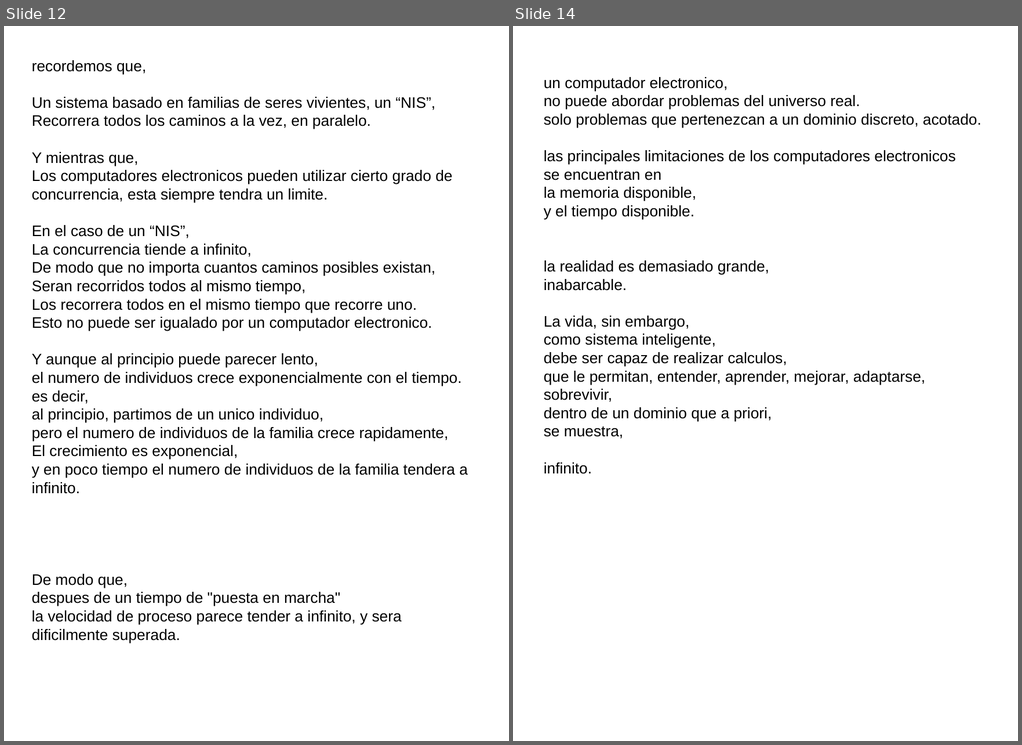
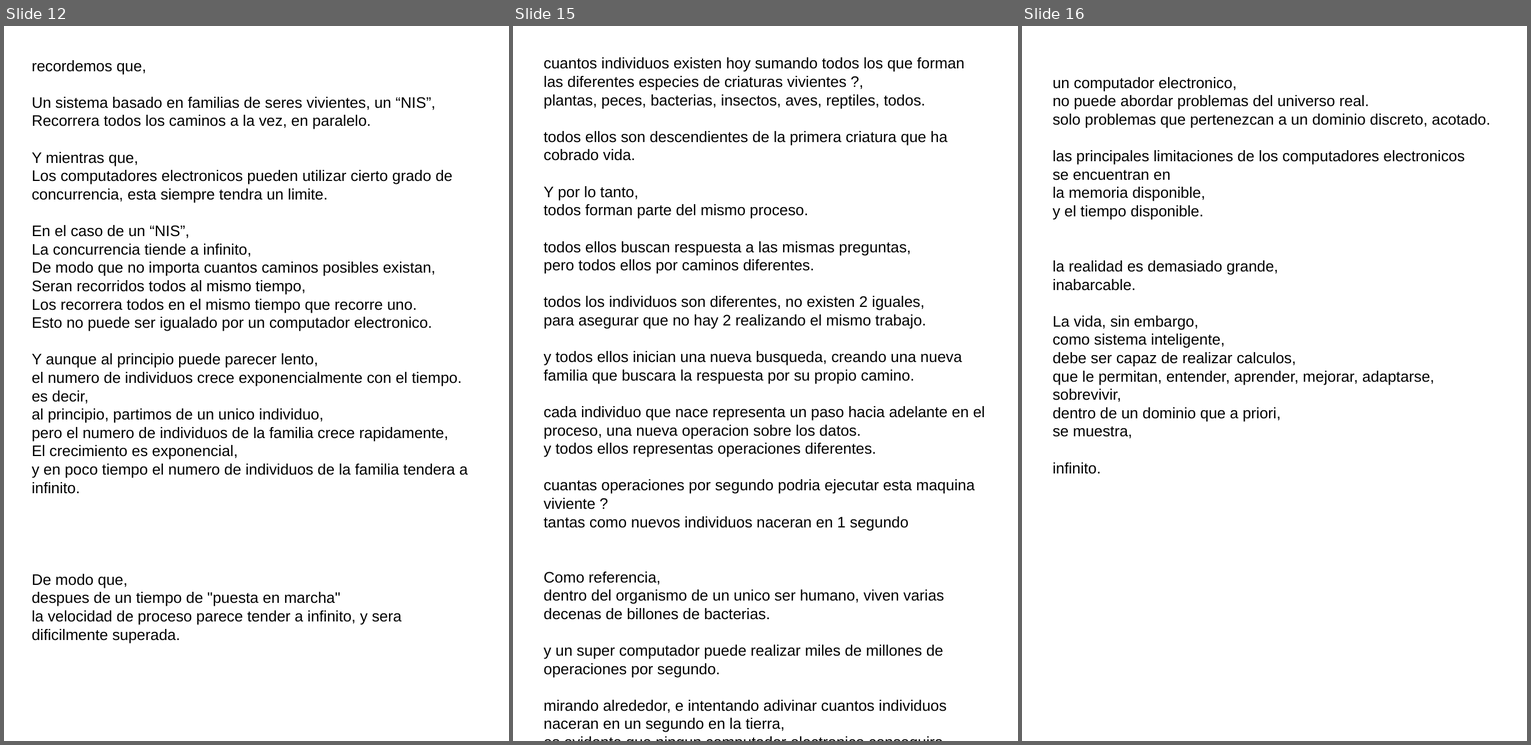
Before and after one commit to fabhrius/La-Cosa, a slide deck: capitulos/Potencia del sistema/Potencia del sistema.odp. Shown side by side, each under a label of ours: slides 12 and 14 before the commit, slides 12, 15 and 16 after it; the slides between them are not shown. The pictures are 1022x745 and 1531x745 pixels, drawn with LibreOffice and Linux fonts; fonts in the diff are those of the drawing. Boxes give left, top, right and bottom in pixels: in the first picture for what was removed or moved away, otherwise in the second. Text is boxed around its words. In the diff, an @@ line names an element or a change of style, - is before the commit and + after.

Commit message:
potencia

```diff
--- a/capitulos/Potencia del sistema/Potencia del sistema.odp
+++ b/capitulos/Potencia del sistema/Potencia del sistema.odp
@@ slide 15 added at box(513, 26, 1018, 741), background #FFFFFF @@
@@ text added at box(544, 57, 985, 732), 18 pt, text #000000 @@
+cuantos individuos existen hoy sumando todos los que forman las diferentes especies de criaturas vivientes ?,
+plantas, peces, bacterias, insectos, aves, reptiles, todos.
+todos ellos son descendientes de la primera criatura que ha cobrado vida.
+Y por lo tanto,
+todos forman parte del mismo proceso.
+todos ellos buscan respuesta a las mismas preguntas,
+pero todos ellos por caminos diferentes.
+todos los individuos son diferentes, no existen 2 iguales,
+para asegurar que no hay 2 realizando el mismo trabajo.
+y todos ellos inician una nueva busqueda, creando una nueva familia que buscara la respuesta por su propio camino.
+cada individuo que nace representa un paso hacia adelante en el proceso, una nueva operacion sobre los datos.
+y todos ellos representas operaciones diferentes.
+cuantas operaciones por segundo podria ejecutar esta maquina viviente ?
+tantas como nuevos individuos naceran en 1 segundo
+Como referencia,
+dentro del organismo de un unico ser humano, viven varias decenas de billones de bacterias.
+y un super computador puede realizar miles de millones de operaciones por segundo.
+mirando alrededor, e intentando adivinar cuantos individuos naceran en un segundo en la tierra,
+es evidente que ningun computador electronico conseguira nunca competir
+con la potencia de calculo que la vida tiene.
@@ what was slide 14 is now slide 16 @@
```
Also in this commit, not shown: 1 slide changed, 1 other slide added, 1 other file.
